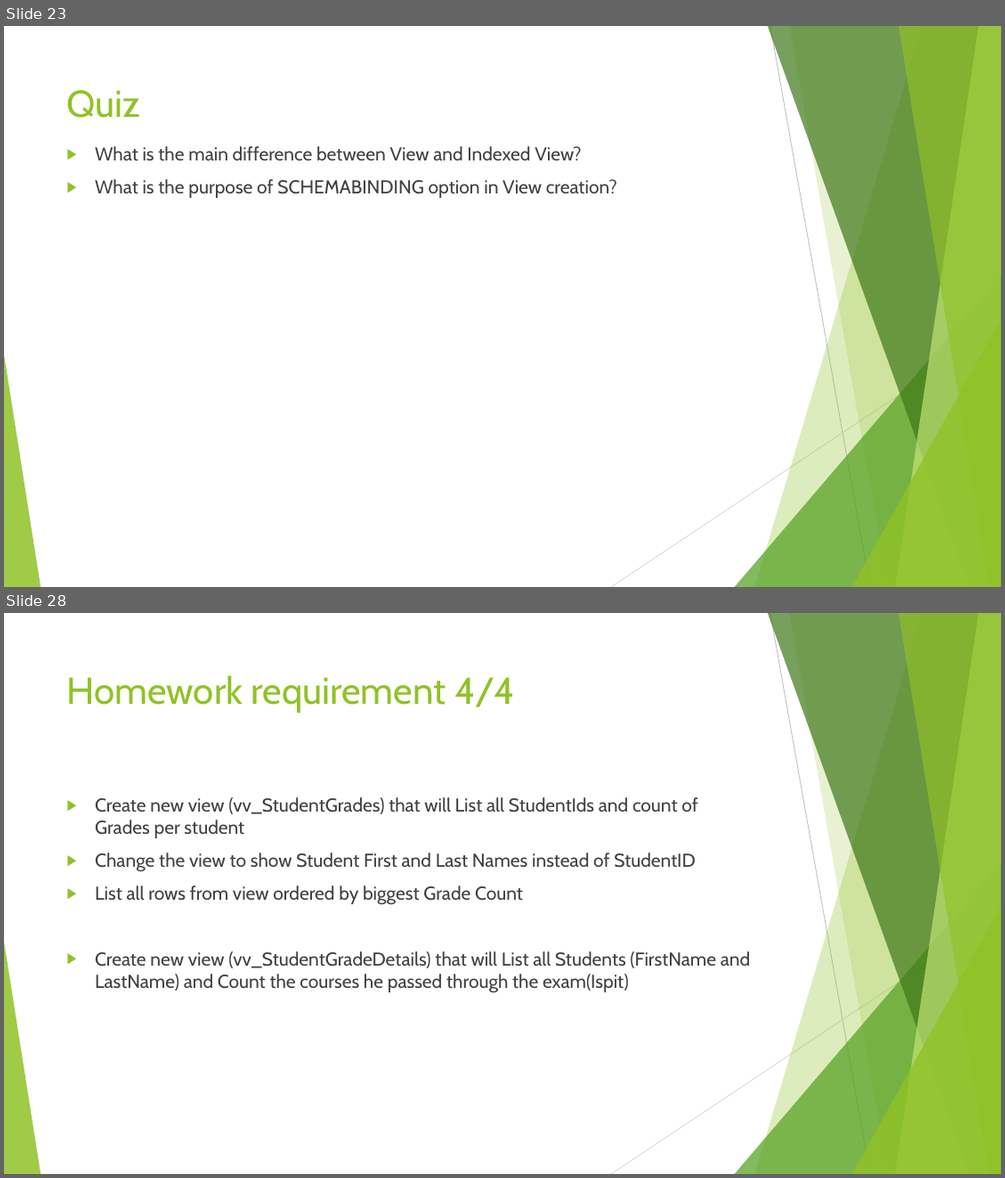
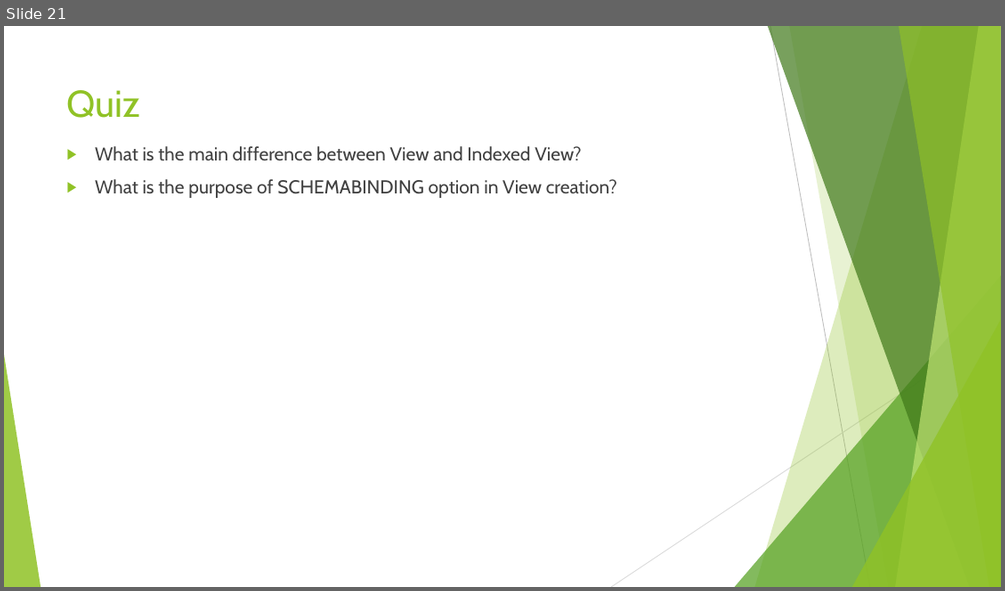
Before and after one commit to sedc-codecademy/sedc7-07-databasedevdesign, a slide deck: g1/Class 3/Presentation/Database Development and Design - Session 3.pptx. Shown one above the other, each under a label of ours: slides 23 and 28 before the commit, slide 21 after it; the slides between them are not shown. The pictures are 1005x1178 and 1005x591 pixels, drawn with LibreOffice and Linux fonts; fonts in the diff are those of the drawing. Boxes give left, top, right and bottom in pixels: in the first picture for what was removed or moved away, otherwise in the second. Text is boxed around its words. In the diff, an @@ line names an element or a change of style, - is before the commit and + after.

```diff
--- a/g1/Class 3/Presentation/Database Development and Design - Session 3.pptx
+++ b/g1/Class 3/Presentation/Database Development and Design - Session 3.pptx
@@ slide 28 removed at (x1=4, y1=613, x2=1001, y2=1174), background #FFFFFF; not listed: 10 template elements that a slide beside it also shows @@
@@ title removed at (x1=67, y1=675, x2=515, y2=713) @@
-Homework requirement 4/4
@@ text removed at (x1=95, y1=797, x2=750, y2=992) @@
-▶ Create new view (vv_StudentGrades) that will List all StudentIds and count of Grades per student
-▶ Change the view to show Student First and Last Names instead of StudentID
-▶ List all rows from view ordered by biggest Grade Count
-▶ Create new view (vv_StudentGradeDetails) that will List all Students (FirstName and LastName) and Count the courses he passed through the exam(Ispit)
@@ what was slide 23 is now slide 21 @@
```
Also in this commit, not shown: 6 other slides removed, 5 other files.
